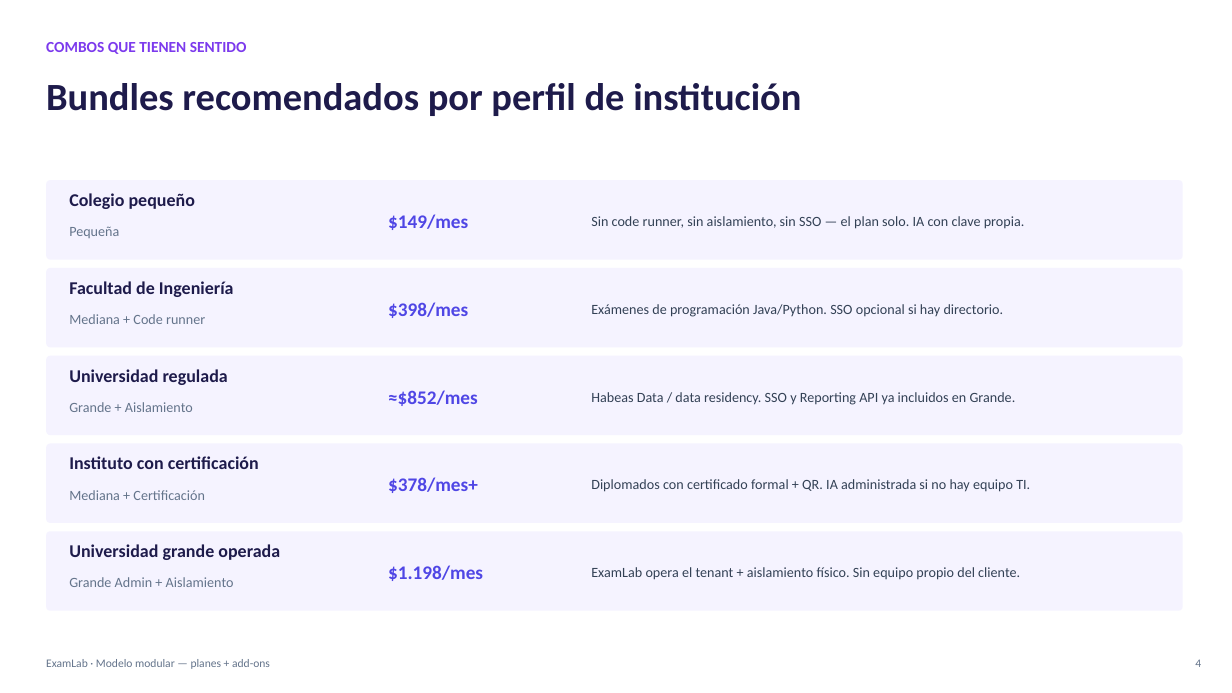
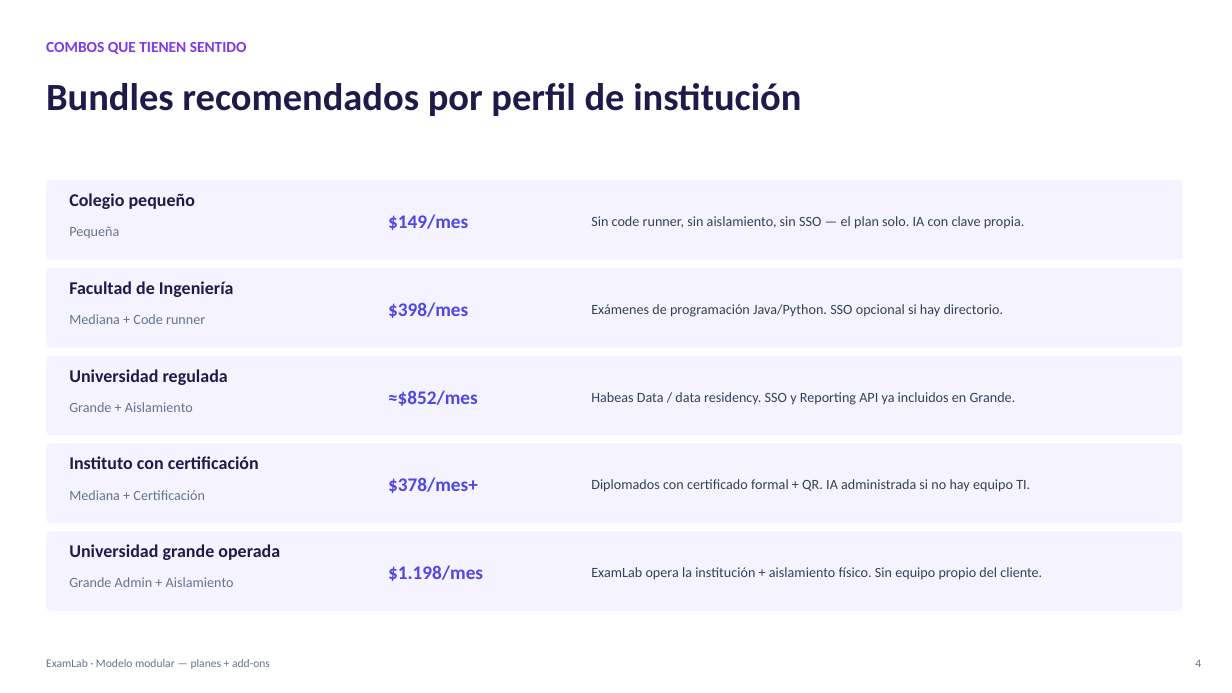
Before and after one commit to AndresDFX/examlab, a slide deck: slide 4 of docs/demos/presentacion/ExamLab-Presentacion-Modelo-Modular.pptx. Drawn at 1232x693 pixels with LibreOffice and Linux fonts; fonts in the diff are those of the drawing. Boxes give left, top, right and bottom in pixels: in the first picture for what was removed or moved away, otherwise in the second. Text is boxed around its words. In the diff, an @@ line names an element or a change of style, - is before the commit and + after.

```diff
--- a/docs/demos/presentacion/ExamLab-Presentacion-Modelo-Modular.pptx
+++ b/docs/demos/presentacion/ExamLab-Presentacion-Modelo-Modular.pptx
@@ text at <box>591,567,1042,580</box>: text changed @@
-ExamLab opera el tenant + aislamiento físico. Sin equipo propio del cliente.
+ExamLab opera la institución + aislamiento físico. Sin equipo propio del cliente.
```
Also in this commit, not shown: 1 other slide changed, 6 other files.
